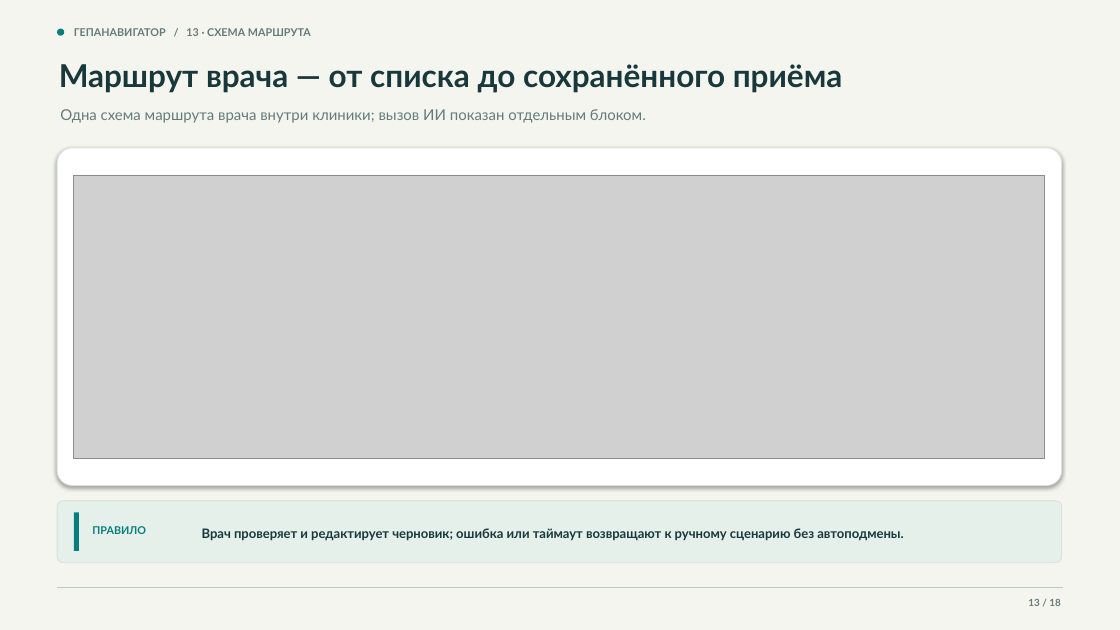
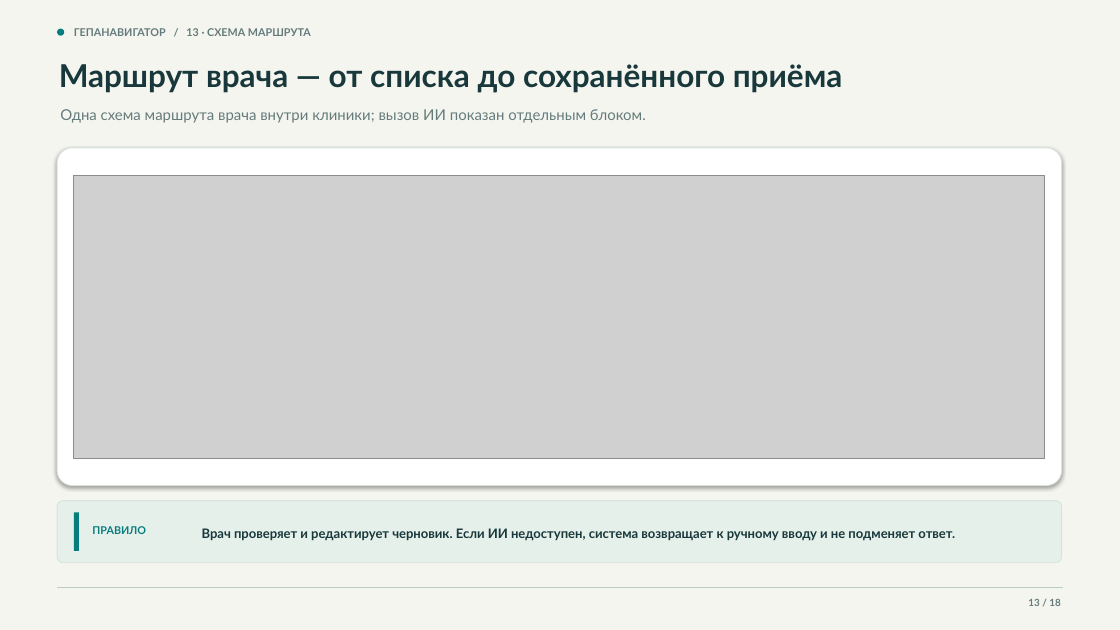
Before and after one commit to devenportg/GepaNavigator, a slide deck: slide 13 of deliverables/GepaNavigator_release.pptx. Drawn at 1120x630 pixels with LibreOffice and Linux fonts; fonts in the diff are those of the drawing; grey boxes stand for pictures. Boxes give left, top, right and bottom in pixels: in the first picture for what was removed or moved away, otherwise in the second. Text is boxed around its words. In the diff, an @@ line names an element or a change of style, - is before the commit and + after.

```diff
--- a/deliverables/GepaNavigator_release.pptx
+++ b/deliverables/GepaNavigator_release.pptx
@@ text at [202, 528, 955, 541]: text changed @@
-Врач проверяет и редактирует черновик; ошибка или таймаут возвращают к ручному сценарию без автоподмены.
+Врач проверяет и редактирует черновик. Если ИИ недоступен, система возвращает к ручному вводу и не подменяет ответ.
```
Also in this commit, not shown: 12 other slides changed, 2 other files.
